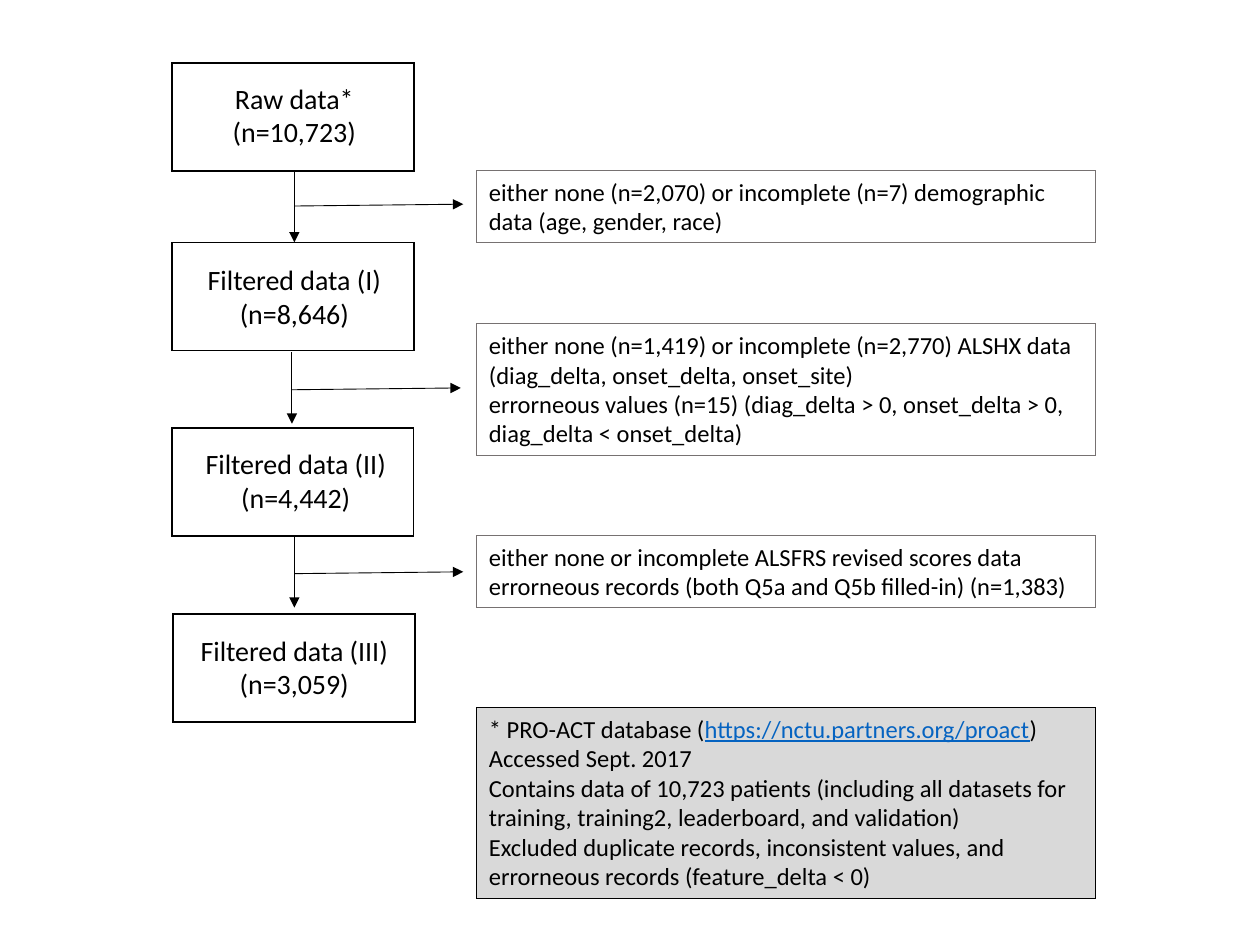
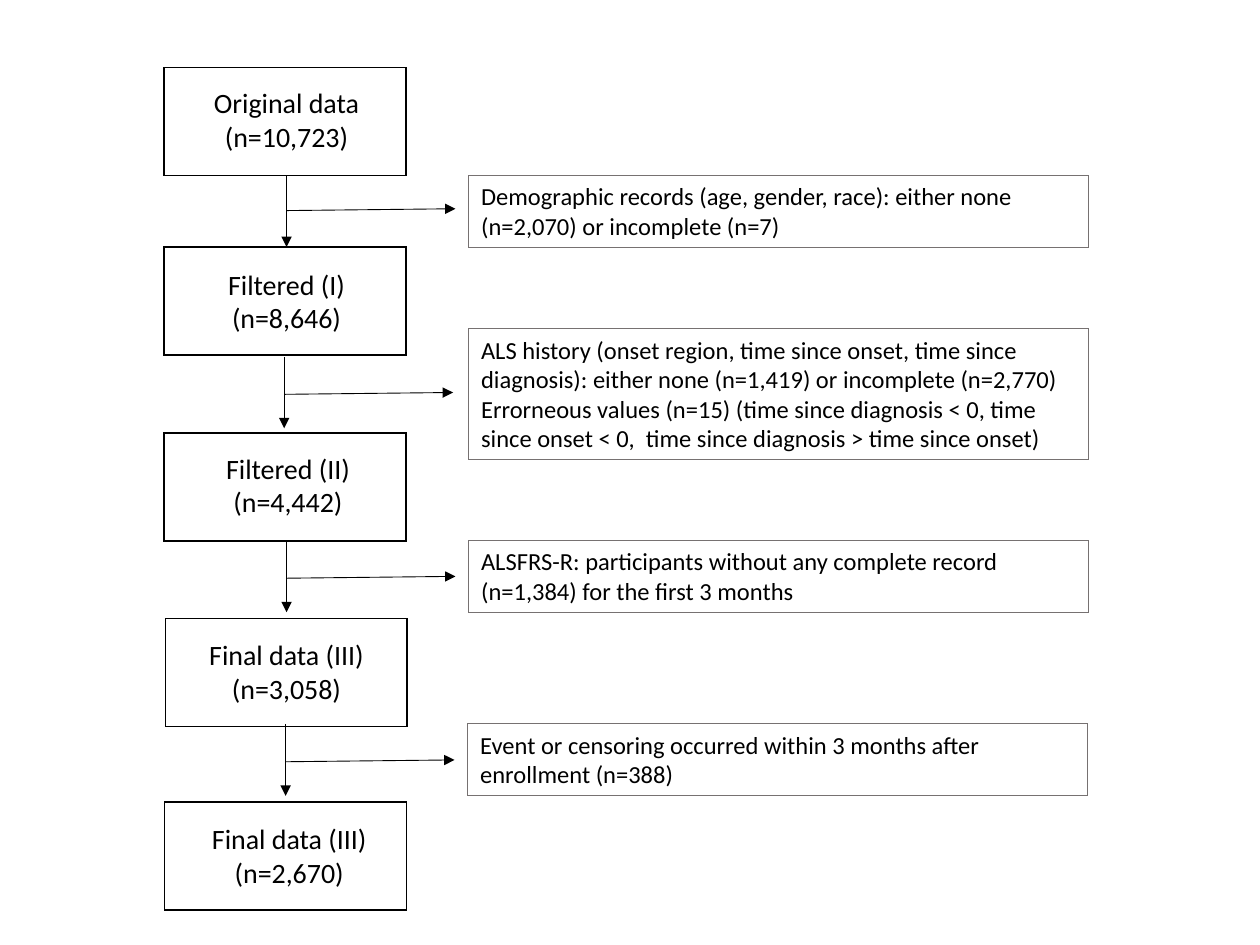
Before and after one commit to yoonhohong/proact, a slide deck: slide 1 of images/PROACT_alsfrs_rev_preprocessing.pptx. Drawn at 1260x945 pixels with LibreOffice and Linux fonts; fonts in the diff are those of the drawing. Boxes give left, top, right and bottom in pixels: in the first picture for what was removed or moved away, otherwise in the second. Text is boxed around its words. In the diff, an @@ line names an element or a change of style, - is before the commit and + after.

```diff
--- a/images/PROACT_alsfrs_rev_preprocessing.pptx
+++ b/images/PROACT_alsfrs_rev_preprocessing.pptx
@@ text "Original data": place and size @@
-text "Original data" at (233,89,356,146)
+text "Original data" at (214,93,359,151)
@@ text at (214,93,359,118): text changed @@
-Raw data*
+Original data
@@ 4 arrows, 1 rectangle: place and size @@
-4 arrows, 1 rectangle at (173,171,464,722)
+4 arrows, 1 rectangle at (165,175,456,727)
@@ text in rectangle at (481,187,1011,239): text changed @@
-either none (n=2,070) or incomplete (n=7) demographic data (age, gender, race)
+Demographic records (age, gender, race): either none (n=2,070) or incomplete (n=7)
@@ text "Filtered (I)": place and size @@
-text "Filtered (I)" at (208,269,381,328)
+text "Filtered (I)" at (228,274,345,332)
@@ text at (228,274,345,299): text changed @@
-Filtered data (I)
+Filtered (I)
@@ text in rectangle at (481,341,1057,452): text changed @@
-either none (n=1,419) or incomplete (n=2,770) ALSHX data
-(diag_delta, onset_delta, onset_site)
-errorneous values (n=15) (diag_delta > 0, onset_delta > 0,
-diag_delta < onset_delta)
+ALS history (onset region, time since onset, time since diagnosis): either none (n=1,419) or incomplete (n=2,770) Errorneous values (n=15) (time since diagnosis < 0, time since onset < 0, time since diagnosis > time since onset)
@@ text "Filtered (II)": place and size @@
-text "Filtered (II)" at (206,453,386,512)
+text "Filtered (II)" at (226,458,350,516)
@@ text at (226,458,350,483): text changed @@
-Filtered data (II)
+Filtered (II)
@@ 6 rectangles, 2 arrows: place and size @@
-6 rectangles, 2 arrows at (171,63,1096,607)
+6 rectangles, 2 arrows at (164,68,1089,612)
@@ text in rectangle at (481,553,997,604): text changed @@
-either none or incomplete ALSFRS revised scores data
-errorneous records (both Q5a and Q5b filled-in) (n=1,383)
+ALSFRS-R: participants without any complete record (n=1,384) for the first 3 months
@@ text at (209,644,364,703): text changed @@
-Filtered data (III)
-(n=3,059)
+Final data (III)
+(n=3,058)
@@ rectangle removed at (476,708,1096,898) @@
-* PRO-ACT database (https://nctu.partners.org/proact)
-Accessed Sept. 2017
-Contains data of 10,723 patients (including all datasets for training, training2, leaderboard, and validation)
-Excluded duplicate records, inconsistent values, and
-errorneous records (feature_delta < 0)
@@ group added at (165,723,1087,910): 2 rectangles, 2 arrows, 1 text @@
+Event or censoring occurred within 3 months after enrollment (n=388)
+Final data (III)
+(n=2,670)
```
Also in this commit, not shown: 15 other files.
